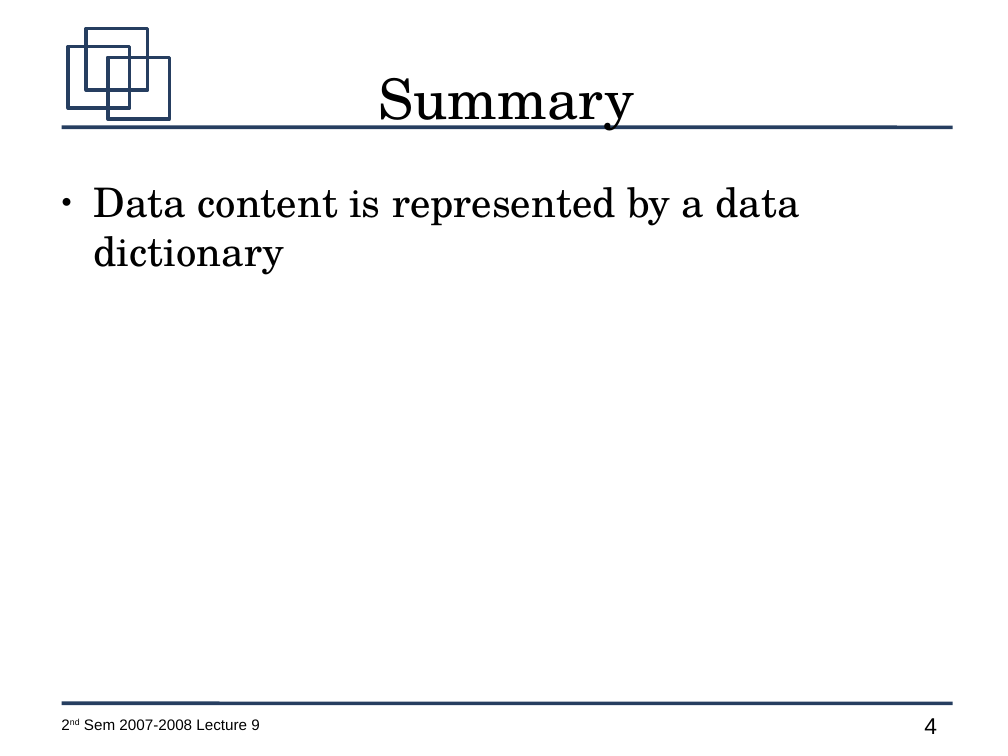
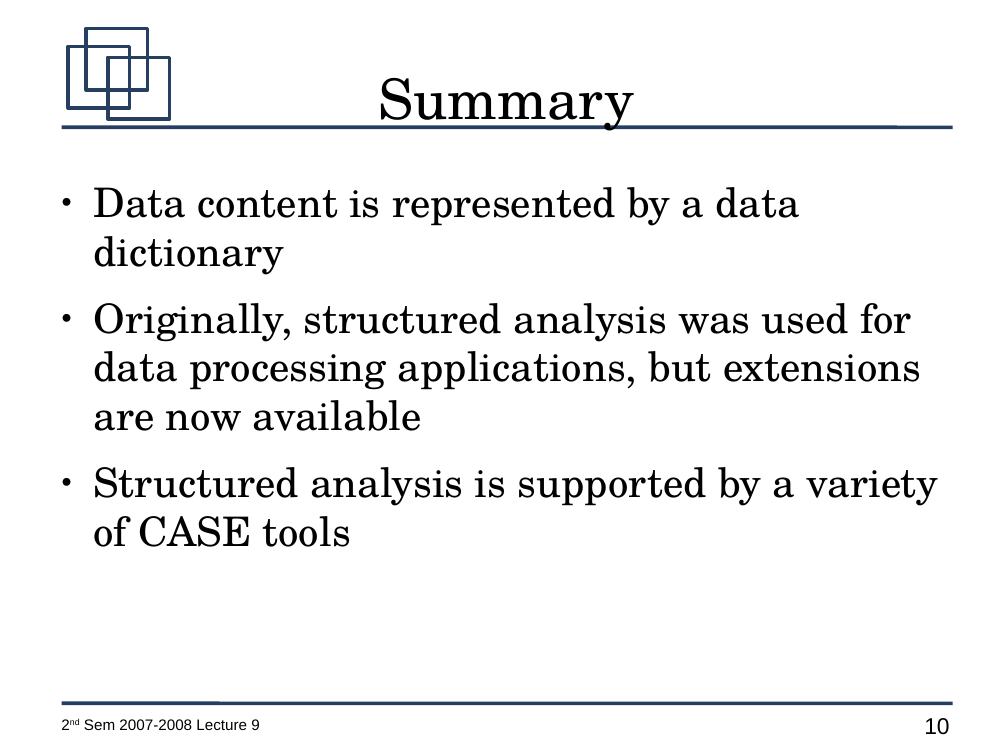
Before and after one commit to jachermocilla/jach-homepage, a slide deck: slide 10 of CMSC128-2nd-Sem-2007-L10.odp (slide 4 before the commit). Drawn at 1008x756 pixels with LibreOffice and Linux fonts; fonts in the diff are those of the drawing. Boxes give left, top, right and bottom in pixels: in the first picture for what was removed or moved away, otherwise in the second. Text is boxed around its words. In the diff, an @@ line names an element or a change of style, - is before the commit and + after.

```diff
--- a/CMSC128-2nd-Sem-2007-L10.odp
+++ b/CMSC128-2nd-Sem-2007-L10.odp
@@ text at (94,303,939,547): paragraphs added @@
+● Originally, structured analysis was used for data processing applications, but extensions are now available
+● Structured analysis is supported by a variety of CASE tools
@@ page number at (924,718,949,735): text changed @@
-4
+10
```
Also in this commit, not shown: 7 slides added, 1 slide removed.
